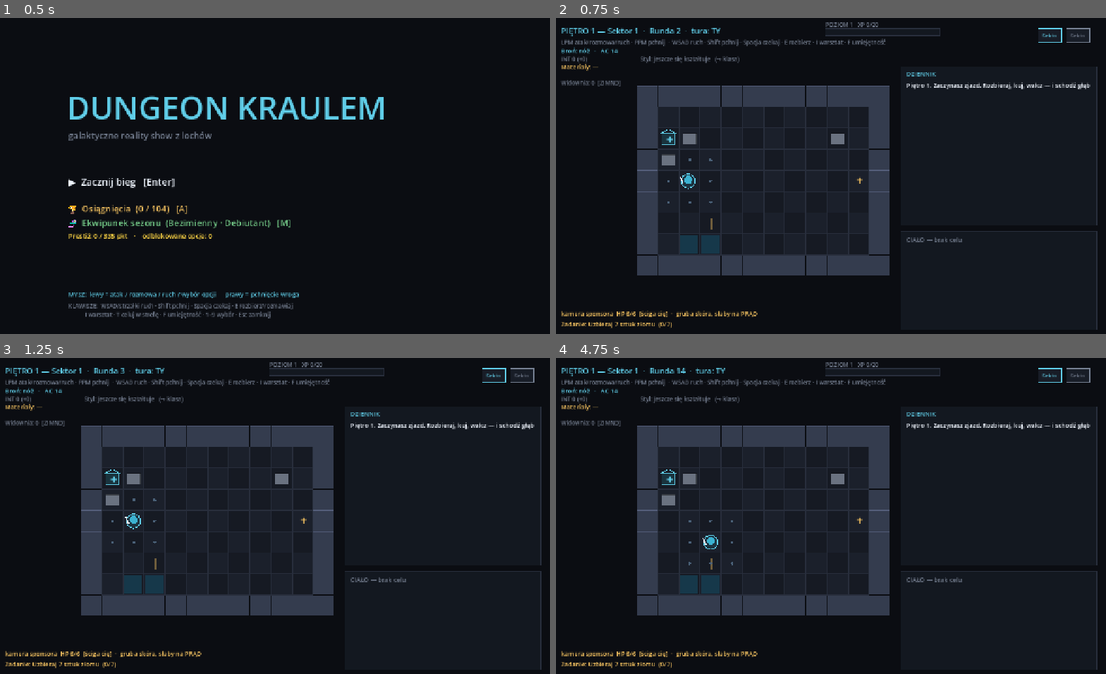
Above: before the commit, frames 1-4 (two rows, left to right).
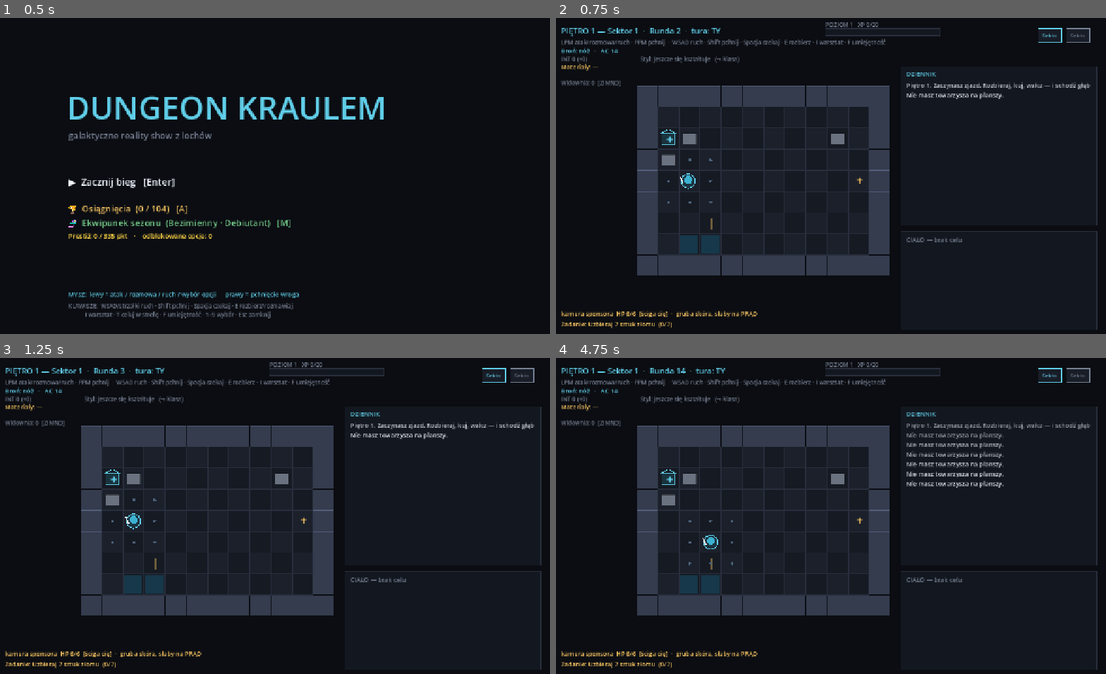
Above: after the commit, the same moments.

Repository: misiumen/crawlergame
Game: Godot game, scene res://scenes/Slice.tscn
Same seed, same stepped clock (60 frames per second), same inputs: the game is played once before the commit and once after it.
Inputs (mouse positions are in pixels of both pictures, inside the frame that each line leads up to):
- Up to frame 1 (0.5 s): no input
- Up to frame 2 (0.75 s): tap Enter at 0.5 s; move the mouse to (952, 160) at 0.52 s; hold Right from 0.53 s (still down); tap G at 0.6 s; click (952, 160) at 0.67 s
- Up to frame 3 (1.25 s): keep holding Right; tap Space at 0.77 s
- Up to frame 4 (4.75 s): tap Space at 1.25, 1.52, 2.75, 3.02, 3.77, 4.52 s; move the mouse to (710, 531) at 1.27 s; release Right at 1.28 s; hold Down 1.28-2.03 s; tap G at 1.35, 2.3, 3.05, 3.8, 4.55 s; tap Enter at 2, 2.85, 4.25 s; move the mouse to (880, 446) at 2.02 s; hold Right 2.03-2.78 s; tap M at 2.1 s; move the mouse to (798, 579) at 2.77 s; hold Up 2.78-3.53 s; click (798, 579) at 2.92 s; move the mouse to (996, 563) at 3.52 s; hold A from 3.53 s (still down); tap Keypad Enter at 3.6 s; move the mouse to (655, 468) at 4.27 s; tap N at 4.35 s

Frame 1 is identical in both runs. In frame 2, 0.4% of the frame differs, in the area x 63-97%, y 20-26%; in frame 3, 0.4%; in frame 4, 1.3%, in the area x 63-98%, y 20-42%.

Commit message:
Import 1/4: companion abilities — each pet gets a signature active
Ported the pygame companion ability kit (engine/companion.py / companion_actions.py).
The pets already fought + followed; now each has ONE signature ability, fired with
[G], free action on a per-floor cooldown (mirrors class actives):
- Suczka Recyklingu  → find_scrap: sniffs out a pile of złom (scales with depth).
- Dron Sponsorski    → scout: marks the nearest enemy (your next hit auto-lands) +widownia.
- Kot Ministerstwa   → distract: the nearest enemy loses its next turn (stunned).
- Papuga Konferansjera → morale_boost: works the crowd for +8 widowni.

sim/combat.gd use_companion_ability(floor) resolves by companion key; cooldown is
stored on the pet (flags.ability_floor) and resets when a fresh pet spawns each floor.
HUD shows "Towarzysz: <name> [G] gotów/użyty".

549 GUT checks (find-scrap grant + once-per-floor + cat distract). Boots clean; exe rebuilt.

Co-Authored-By: Claude Opus 4.8 (1M context) <noreply@anthropic.com>

Diff:
--- a/dungeon-kraulem-godot/scenes/BoardView.gd
+++ b/dungeon-kraulem-godot/scenes/BoardView.gd
@@ -406,6 +406,10 @@
 	# [F] fire the emergent-class active ability
 	if kc == KEY_F:
 		_use_class_active(); return
+
+	# [G] fire the companion's ability
+	if kc == KEY_G:
+		_use_companion_ability(); return
 
 	# [L] open the skill-point allocation modal (if you've banked any)
 	if kc == KEY_L:
@@ -1333,6 +1337,13 @@
 	_animate(sim.use_class_active(floor.depth))
 	_advance_floor_turn()
 	_check_transition()
+
+## Fire the companion's signature ability ([G]); free action, per-floor cooldown.
+func _use_companion_ability() -> void:
+	if floor == null or floor.companion == null or not floor.companion.is_alive():
+		_log_push("Nie masz towarzysza na planszy."); queue_redraw(); return
+	_animate(sim.use_companion_ability(floor.depth))
+	queue_redraw()
 
 ## ── Safehouse: spend scrap to heal / buy / sell / get a sponsor package ──────
 func _zlom() -> int:
@@ -1563,6 +1574,20 @@
 				_log_push(str(e.get("label", "")))
 			"class_active_blocked":
 				_log_push(str(e.get("reason", "Nie mozna uzyc umiejetnosci.")))
+			"companion_ability":
+				_add_floater(sim.player_id, str(e.get("name", "Towarzysz")).to_upper(), COL_GREEN)
+				_log_push("Towarzysz działa: %s." % e.get("name", "?"))
+				_shake = maxf(_shake, 3.0)
+			"companion_blocked":
+				_log_push(str(e.get("reason", "Towarzysz nie może teraz pomóc.")))
+			"scrap_found":
+				_add_floater(sim.player_id, "+%d złom" % int(e.get("amount", 0)), COL_AMBER)
+			"marked":
+				if int(e.get("id", -1)) != -1:
+					_add_floater(int(e["id"]), "CEL!", COL_CYAN)
+			"distract":
+				_add_floater(int(e.get("id", sim.player_id)), "ROZPROSZONY", COL_GAS)
+				_log_push("%s traci kolejną turę — rozproszony." % e.get("name", "Wróg"))
 			"ally_down":
 				_add_floater(int(e.get("id", 999)), "TOWARZYSZ PADŁ", COL_RED)
 				_log_push("%s pada! Wróci na następnym piętrze." % e.get("name", "Towarzysz"))
@@ -2103,6 +2128,11 @@
 		inv_parts.append("Przedmioty: %d" % floor.items.size())
 	if not floor.boxes.is_empty():
 		inv_parts.append("Skrzynki: %d" % floor.boxes.size())
+	# Companion + its ability readiness
+	if floor.companion != null and floor.companion.is_alive():
+		var c: CombatEntity = floor.companion
+		var ready: bool = int(c.flags.get("ability_floor", -1)) != floor.depth
+		inv_parts.append("Towarzysz: %s  [G] %s" % [c.name_pl, "gotów" if ready else "użyty"])
 	if not inv_parts.is_empty():
 		draw_string(_font, Vector2(40, 134), " | ".join(inv_parts),
 			HORIZONTAL_ALIGNMENT_LEFT, -1, 13, COL_GREEN)
--- a/dungeon-kraulem-godot/sim/combat.gd
+++ b/dungeon-kraulem-godot/sim/combat.gd
@@ -475,6 +475,53 @@
 
 ## Fire the player's emergent-class active (once per floor). Returns events; the
 ## ability counts as the player's action, so the enemy turn follows.
+## Fire the pet's signature ability (per-floor cooldown, free action like a class
+## active). Each companion has ONE, ported from the pygame ability kit.
+func use_companion_ability(floor_num: int) -> Array:
+	if over or side != "player":
+		return []
+	var comp: CombatEntity = null
+	for id in entities:
+		if entities[id].faction == "ally" and entities[id].is_alive():
+			comp = entities[id]; break
+	if comp == null:
+		return [{"type": "companion_blocked", "reason": "Brak towarzysza."}]
+	if int(comp.flags.get("ability_floor", -1)) == floor_num:
+		return [{"type": "companion_blocked", "reason": "Umiejętność towarzysza już użyta na tym piętrze."}]
+	comp.flags["ability_floor"] = floor_num
+	var evs: Array = [{"type": "companion_ability", "key": comp.monster_key, "name": comp.name_pl}]
+	match comp.monster_key:
+		"companion_suczka_recyklingu":          # find_scrap: sniffs out a pile of scrap
+			var amt := 4 + floor_num * 2
+			materials["złom"] = int(materials.get("złom", 0)) + amt
+			evs.append({"type": "scrap_found", "amount": amt})
+		"companion_dron_sponsorski":            # scout: marks the nearest foe (next hit lands)
+			player().next_attack_autohit = true
+			var f := _nearest_enemy_to(player().cell)
+			evs += _change_audience(2, "pet_scout")
+			evs.append({"type": "marked", "id": (f.id if f != null else -1)})
+		"companion_kot_ministerstwa":           # distract: an enemy loses its next turn
+			var foe := _nearest_enemy_to(comp.cell)
+			if foe != null:
+				foe.add_status("stunned", 1)
+				evs.append({"type": "distract", "id": foe.id, "name": foe.name_pl})
+		"companion_papuga_anty_host":           # morale_boost: works the crowd hard
+			evs += _change_audience(8, "pet_morale")
+			evs.append({"type": "buff", "label": "+8 widowni (papuga rozgrzewa tłum)"})
+		_:
+			evs += _change_audience(3, "pet")
+	return evs
+
+## Nearest living enemy to a cell (Chebyshev), or null if none.
+func _nearest_enemy_to(c: Vector2i) -> CombatEntity:
+	var best: CombatEntity = null
+	var bd := 1 << 30
+	for e in enemies_alive():
+		var d: int = maxi(absi(e.cell.x - c.x), absi(e.cell.y - c.y))
+		if d < bd:
+			bd = d; best = e
+	return best
+
 func use_class_active(floor_num: int) -> Array:
 	if over or side != "player":
 		return []
--- a/dungeon-kraulem-godot/tests/test_progression.gd
+++ b/dungeon-kraulem-godot/tests/test_progression.gd
@@ -166,6 +166,30 @@
 	aud.change(-100, "x")
 	_ck(aud.rating == 10, "audience floor blocks dropping below the minimum")
 
+	# ── Companion abilities ───────────────────────────────────────────────────
+	# find_scrap (dog): grants scrap, once per floor
+	var cb := Board.new(6, 6)
+	var chero := CombatEntity.new(1, "Ty", 100, 14, ["humanoid"]); chero.faction = "player"; chero.cell = Vector2i(1, 1)
+	var dog := CombatEntity.new(999, "Suczka", 24, 12, ["ally"]); dog.faction = "ally"
+	dog.monster_key = "companion_suczka_recyklingu"; dog.cell = Vector2i(2, 1)
+	var ccs := CombatSim.new(cb, {1: chero, 999: dog}, 1, 1)
+	cb.place(1, chero.cell); cb.place(999, dog.cell)
+	var z0c := int(ccs.materials.get("złom", 0))
+	ccs.use_companion_ability(2)
+	_ck(int(ccs.materials.get("złom", 0)) > z0c, "the dog's find-scrap ability grants scrap")
+	var blocked := ccs.use_companion_ability(2)   # same floor → on cooldown
+	_ck(blocked.size() == 1 and blocked[0]["type"] == "companion_blocked", "the ability is once-per-floor")
+	# distract (cat): an enemy loses its next turn
+	var kb := Board.new(6, 6)
+	var khero := CombatEntity.new(1, "Ty", 100, 14, ["humanoid"]); khero.faction = "player"; khero.cell = Vector2i(1, 1)
+	var cat := CombatEntity.new(999, "Kot", 18, 12, ["ally"]); cat.faction = "ally"
+	cat.monster_key = "companion_kot_ministerstwa"; cat.cell = Vector2i(2, 1)
+	var kfoe := CombatEntity.new(2, "Szczur", 20, 10, ["organic"]); kfoe.faction = "enemy"; kfoe.cell = Vector2i(3, 1); kfoe.aware = true
+	var kcs := CombatSim.new(kb, {1: khero, 999: cat, 2: kfoe}, 1, 1)
+	for c2 in [khero, cat, kfoe]: kb.place(c2.id, c2.cell)
+	kcs.use_companion_ability(1)
+	_ck(kfoe.has_status("stunned"), "the cat's distract stuns the nearest enemy")
+
 	# ── Floor objectives ──────────────────────────────────────────────────────
 	var rngo := RandomNumberGenerator.new(); rngo.seed = 7
 	var fobj := Objectives.pick(3, rngo)
